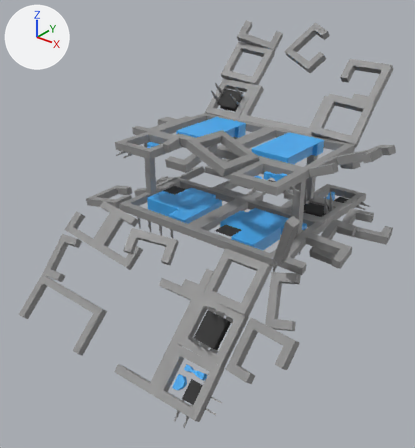
One commit to the glTF model StarbaseAtlasProjectKingdomOutpostWrecked.glb: the scene before it, then after it.
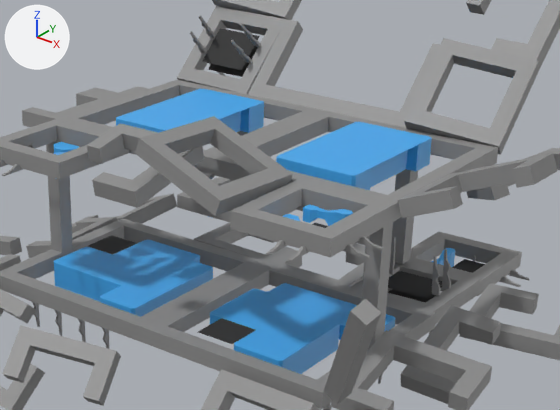
Each version appears first whole from a 50 mm camera at (1246.0, -1710.0, 878.0) aimed at (-45.0, -97.0, -122.0), and next in a close-up on the part from 29% to 93% of the width and 17% to 60% of the height. The lights are fixed; the arrows at upper left show +X, +Y and +Z. Vertices at the same position are counted once.

The first close-up shows 'Block_Half.099', 'Block_Ship_Hangars_Kingdom.008', 'Block_Ship_Hangars_Kingdom.009', 'Block_Ship_Shop_Kingdom.003', 'Block_Ship_Shop_Kingdom.004', 'Quarter_Block.748', 'Quarter_Block.750', 'Quarter_Block_Spawn_Kingdom.003', 'Quarter_Block_Spawn_Kingdom.004', 'Quarter_Block_Three_Quarter.074', 'Quarter_Block_Three_Quarter.080', 'Quarter_Block_Towers.172'.
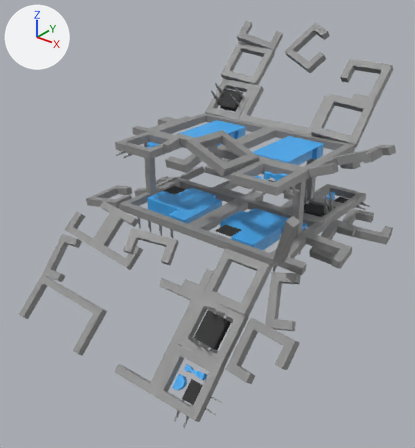
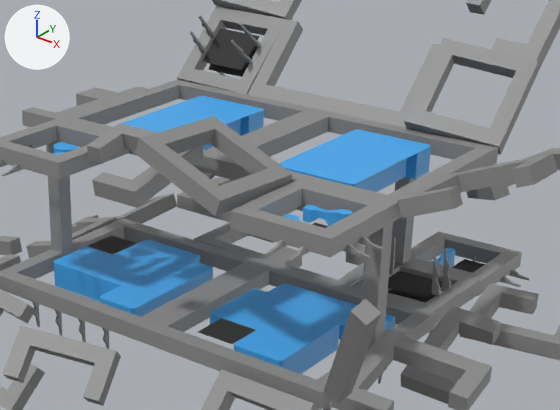
Changed parts and their boxes (x1, y1, x2, y2) in the close-ups (560 x 410 px; the box of a moved part takes in the faces that stretch with it):
part 1 of me_cube_035, moved or reshaped: before (116, 89, 432, 189); after (116, 96, 431, 192)

The change, as a list of edits to the scene's bpy script:
```text
Change me_cube_035:
    used by ob_block_ship_hangars_kingdom_008; location = (-377.0, -70.0, 160.0); rotation_euler = (3.142, 0.0, -1.571), in degrees (180, 0, -90)
    remove me_cube_035.from_pydata(...)  # 64 vertices, 128 faces; spans x -370.0..0.0, y -370.0..0.0, z -40.0..10.0
    add me_cube_035.from_pydata(...)  # 64 vertices, 128 faces; spans x -370.0..0.0, y -370.0..0.0, z -30.0..25.0
    me_cube_035 part 1
    20 vertices are removed from x -320.0..-50.0, y -265.0..-105.0, z -40.0..10.0
    60 faces are deleted
    9 vertices in x -320.0..-105.0, y -265.0..-105.0, z -40.0..10.0 move by (0.0, 0.0, 15.0)
    3 vertices move from x -105.0..-50.0, y -265.0..-110.0, z -40.0..10.0 to x -105.0..-55.0, y -265.0..-105.0, z -25.0..25.0
    14 vertices are added at x -320.0..-50.0, y -260.0..-105.0, z -25.0..25.0
    6 new vertices lie (0.0, 0.0, 50.0) away from vertices in x -315.0..-105.0, y -265.0..-105.0, z -40.0..10.0
    60 new faces join them, mat_blue (blue #44abf2)
```
